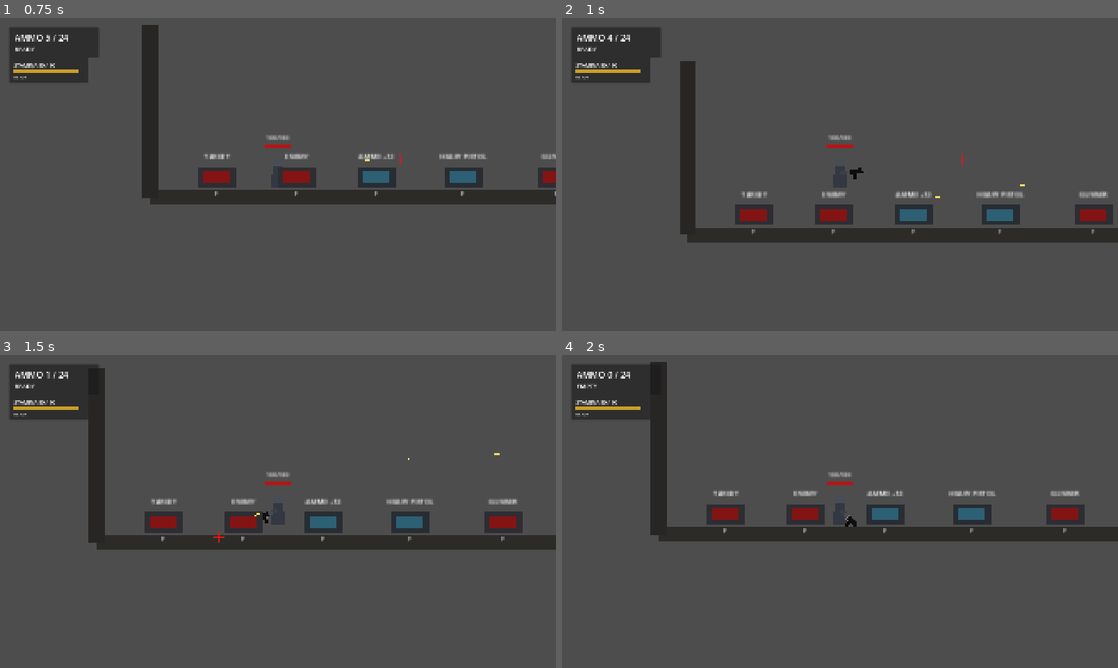
Above: before the commit, frames 1-4 (two rows, left to right).
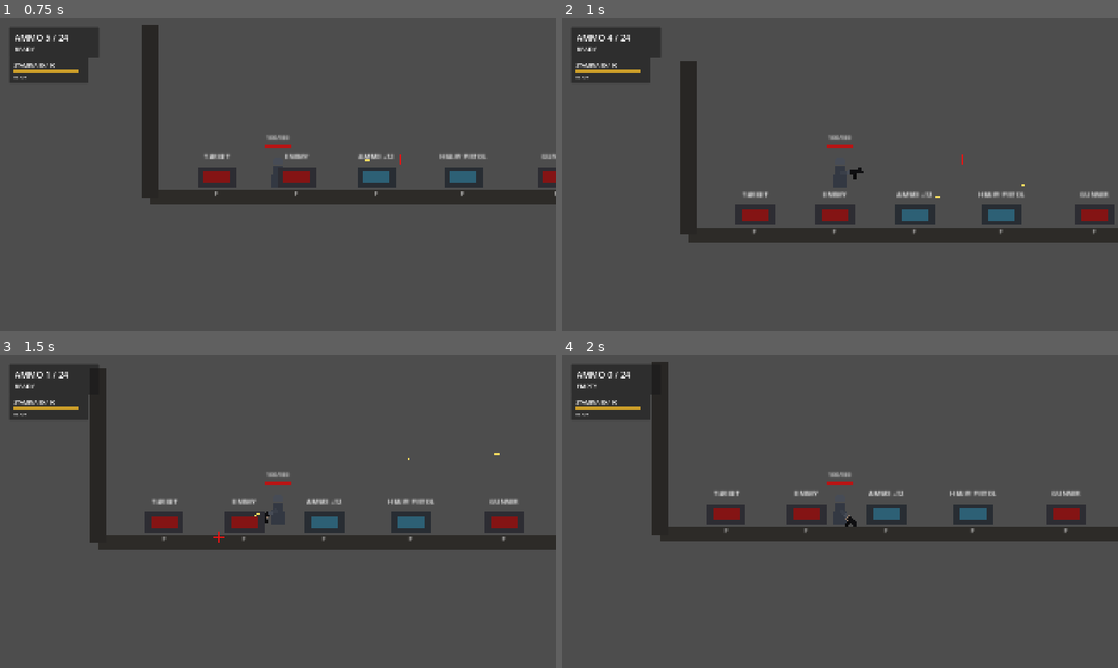
Above: after the commit, the same moments.

Repository: YuiTatsuki1011/projekt-black
Game: Godot game, scene res://scenes/levels/test_level.tscn
Two runs of this game, one before a commit and one after it. Both use one fixed random seed, a clock stepped at 60 frames per second and the inputs below.
Inputs (mouse positions are in pixels of both pictures, inside the frame that each line leads up to):
- Up to frame 1 (0.75 s): tap Enter at 0.5 s; move the mouse to (400, 158) at 0.52 s; press the mouse at (400, 158) at 0.53 s; hold D (move_right) from 0.53 s (still down)
- Up to frame 2 (1 s): keep holding D (move_right); tap Space (jump) at 0.77 s; right-click (962, 158) at 0.8 s
- Up to frame 3 (1.5 s): release D (move_right) at 1.25 s; release the mouse at (400, 495) at 1.25 s; drag from (166, 527) to (322, 555) at 1.27 s
- Up to frame 4 (2 s): no input

Frame 1 is identical in both runs. In frame 2, 0.6% of the frame differs, in the area x 22-100%, y 13-72%; in frame 3, 0.7%; in frame 4, 0.7%, in the area x 15-95%, y 2-60%.

Commit message:
Add firearm slot switching

Diff:
--- a/scenes/player/player.tscn
+++ b/scenes/player/player.tscn
@@ -55,7 +55,7 @@
 
 [node name="Equipment" type="Node" parent="."]
 script = ExtResource("8_equipment")
-ranged_weapon = ExtResource("9_basic_pistol")
+firearm_slot_1 = ExtResource("9_basic_pistol")
 melee_weapon = ExtResource("10_field_knife")
 
 [node name="Inventory" type="Node" parent="."]
--- a/scripts/inventory/player_equipment.gd
+++ b/scripts/inventory/player_equipment.gd
@@ -3,12 +3,30 @@
 
 signal equipment_changed(slot: StringName)
 
-@export var ranged_weapon: Resource
+const FIREARM_SLOT_IDS := [&"firearm_1", &"firearm_2", &"firearm_3", &"firearm_4"]
+
+@export var firearm_slot_1: Resource
+@export var firearm_slot_2: Resource
+@export var firearm_slot_3: Resource
+@export var firearm_slot_4: Resource
+@export_range(1, 4, 1) var active_firearm_slot: int = 1
 @export var melee_weapon: Resource
 
 
+func get_firearm_slots() -> Array:
+	return FIREARM_SLOT_IDS.duplicate()
+
+
+func get_active_firearm_slot_index() -> int:
+	return active_firearm_slot
+
+
+func get_active_firearm_slot() -> StringName:
+	return FIREARM_SLOT_IDS[clampi(active_firearm_slot, 1, FIREARM_SLOT_IDS.size()) - 1]
+
+
 func get_ranged_weapon() -> Resource:
-	return ranged_weapon
+	return get_weapon(get_active_firearm_slot())
 
 
 func get_melee_weapon() -> Resource:
@@ -16,31 +34,36 @@
 
 
 func get_weapon(slot: StringName) -> Resource:
-	if slot == &"ranged":
-		return ranged_weapon
-	if slot == &"melee":
-		return melee_weapon
+	match _normalize_slot(slot):
+		&"firearm_1":
+			return firearm_slot_1
+		&"firearm_2":
+			return firearm_slot_2
+		&"firearm_3":
+			return firearm_slot_3
+		&"firearm_4":
+			return firearm_slot_4
+		&"melee":
+			return melee_weapon
 
 	return null
 
 
 func equip_weapon(slot: StringName, next_weapon: Resource) -> bool:
-	if slot == &"ranged":
-		equip_ranged_weapon(next_weapon)
-		return true
-	if slot == &"melee":
-		equip_melee_weapon(next_weapon)
-		return true
+	var normalized_slot := _normalize_slot(slot)
+	match normalized_slot:
+		&"firearm_1", &"firearm_2", &"firearm_3", &"firearm_4":
+			_equip_firearm_slot(normalized_slot, next_weapon)
+			return true
+		&"melee":
+			equip_melee_weapon(next_weapon)
+			return true
 
 	return false
 
 
 func equip_ranged_weapon(next_weapon: Resource) -> void:
-	if ranged_weapon == next_weapon:
-		return
-
-	ranged_weapon = next_weapon
-	equipment_changed.emit(&"ranged")
+	_equip_firearm_slot(get_active_firearm_slot(), next_weapon)
 
 
 func equip_melee_weapon(next_weapon: Resource) -> void:
@@ -49,3 +72,44 @@
 
 	melee_weapon = next_weapon
 	equipment_changed.emit(&"melee")
+
+
+func select_firearm_slot(slot_index: int) -> bool:
+	var next_slot_index := clampi(slot_index, 1, FIREARM_SLOT_IDS.size())
+	if active_firearm_slot == next_slot_index:
+		return true
+
+	active_firearm_slot = next_slot_index
+	equipment_changed.emit(&"ranged")
+	return true
+
+
+func _normalize_slot(slot: StringName) -> StringName:
+	if slot == &"ranged":
+		return get_active_firearm_slot()
+
+	return slot
+
+
+func _equip_firearm_slot(slot: StringName, next_weapon: Resource) -> void:
+	match slot:
+		&"firearm_1":
+			if firearm_slot_1 == next_weapon:
+				return
+			firearm_slot_1 = next_weapon
+		&"firearm_2":
+			if firearm_slot_2 == next_weapon:
+				return
+			firearm_slot_2 = next_weapon
+		&"firearm_3":
+			if firearm_slot_3 == next_weapon:
+				return
+			firearm_slot_3 = next_weapon
+		&"firearm_4":
+			if firearm_slot_4 == next_weapon:
+				return
+			firearm_slot_4 = next_weapon
+		_:
+			return
+
+	equipment_changed.emit(slot)
--- a/scripts/player/player_controller.gd
+++ b/scripts/player/player_controller.gd
@@ -10,6 +10,7 @@
 signal stamina_use_failed
 
 const ENEMY_COLLISION_MASK: int = 8
+const FIREARM_SLOT_IDS := [&"firearm_1", &"firearm_2", &"firearm_3", &"firearm_4"]
 
 enum MeleeState {
 	READY,
@@ -20,7 +21,7 @@
 
 @export var walk_speed: float = 160.0
 @export var crouch_speed_multiplier: float = 0.45
-@export var sub_weapon_aim_speed_multiplier: float = 0.72
+@export var sub_weapon_aim_speed_multiplier: float = 0.58
 @export var jump_velocity: float = -360.0
 @export var bullet_damage: int = 10
 @export var magazine_size: int = 6
@@ -106,6 +107,10 @@
 var _suppress_inventory_ammo_signal: bool = false
 var _has_ranged_weapon: bool = true
 var _has_melee_weapon: bool = true
+var _active_firearm_slot: StringName = &"firearm_1"
+var _firearm_ammo_by_slot: Dictionary = {}
+var _firearm_weapon_id_by_slot: Dictionary = {}
+var _firearm_slot_input_was_pressed: Array[bool] = [false, false, false, false]
 var _is_sub_weapon_aiming: bool = false
 var _sub_weapon_fire_was_pressed: bool = false
 var _melee_combo_damages: PackedInt32Array = PackedInt32Array([34, 48, 68])
@@ -115,7 +120,8 @@
 	if ProjectSettings.has_setting("physics/2d/default_gravity"):
 		_gravity = float(ProjectSettings.get_setting("physics/2d/default_gravity"))
 	_apply_equipment_stats()
-	current_ammo = magazine_size if _has_ranged_weapon else 0
+	_sync_all_firearm_slot_caches()
+	_load_active_firearm_ammo()
 	if equipment != null and equipment.has_signal("equipment_changed"):
 		equipment.connect("equipment_changed", Callable(self, "_on_equipment_changed"))
 	inventory.item_quantity_changed.connect(_on_inventory_item_quantity_changed)
@@ -139,6 +145,7 @@
 	if equipment == null:
 		return
 
+	_active_firearm_slot = _get_active_firearm_slot_from_equipment()
 	if equipment.has_method("get_ranged_weapon"):
 		var ranged_weapon: Resource = equipment.call("get_ranged_weapon") as Resource
 		if ranged_weapon != null:
@@ -223,15 +230,96 @@
 	return value
 
 
+func _get_active_firearm_slot_from_equipment() -> StringName:
+	if equipment != null and equipment.has_method("get_active_firearm_slot"):
+		return StringName(equipment.call("get_active_firearm_slot"))
+
+	return &"firearm_1"
+
+
+func _is_firearm_slot(slot: StringName) -> bool:
+	return slot in FIREARM_SLOT_IDS
+
+
+func _is_firearm_equipment_event(slot: StringName) -> bool:
+	return slot == &"ranged" or _is_firearm_slot(slot)
+
+
+func _get_equipped_firearm_for_slot(slot: StringName) -> Resource:
+	if equipment == null:
+		return null
+
+	if equipment.has_method("get_weapon"):
+		return equipment.call("get_weapon", slot) as Resource
+
+	if slot == &"firearm_1" and equipment.has_method("get_ranged_weapon"):
+		return equipment.call("get_ranged_weapon") as Resource
+
+	return null
+
+
+func _get_weapon_id(weapon: Resource) -> StringName:
+	if weapon == null:
+		return &""
+
+	return StringName(str(weapon.get("weapon_id")))
+
+
+func _get_weapon_magazine_size(weapon: Resource) -> int:
+	if weapon == null:
+		return 0
+
+	return int(_get_resource_value(weapon, &"magazine_size", 0))
+
+
+func _sync_all_firearm_slot_caches() -> void:
+	for slot in FIREARM_SLOT_IDS:
+		_sync_firearm_slot_cache(slot)
+
+
+func _sync_firearm_slot_cache(slot: StringName) -> void:
+	var weapon := _get_equipped_firearm_for_slot(slot)
+	if weapon == null:
+		_firearm_ammo_by_slot.erase(slot)
+		_firearm_weapon_id_by_slot.erase(slot)
+		return
+
+	var weapon_id := _get_weapon_id(weapon)
+	if _firearm_weapon_id_by_slot.get(slot, &"") == weapon_id:
+		return
+
+	_firearm_weapon_id_by_slot[slot] = weapon_id
+	_firearm_ammo_by_slot[slot] = _get_weapon_magazine_size(weapon)
+
+
+func _save_active_firearm_ammo() -> void:
+	if _active_firearm_slot == &"" or not _has_ranged_weapon:
+		return
+
+	_firearm_ammo_by_slot[_active_firearm_slot] = current_ammo
+
+
+func _load_active_firearm_ammo() -> void:
+	if not _has_ranged_weapon:
+		current_ammo = 0
+		return
+
+	if not _firearm_ammo_by_slot.has(_active_firearm_slot):
+		_firearm_ammo_by_slot[_active_firearm_slot] = magazine_size
+
+	current_ammo = mini(int(_firearm_ammo_by_slot.get(_active_firearm_slot, magazine_size)), magazine_size)
+
+
 func _on_equipment_changed(slot: StringName) -> void:
-	var had_ranged_weapon := _has_ranged_weapon
+	var is_firearm_event := _is_firearm_equipment_event(slot)
+	if is_firearm_event:
+		_save_active_firearm_ammo()
+		_sync_all_firearm_slot_caches()
+
 	_apply_equipment_stats()
 
-	if slot == &"ranged":
-		if _has_ranged_weapon:
-			current_ammo = mini(current_ammo, magazine_size) if had_ranged_weapon else magazine_size
-		else:
-			current_ammo = 0
+	if is_firearm_event:
+		_load_active_firearm_ammo()
 		_is_reloading = false
 		_reload_remaining = 0.0
 		_sync_reserve_ammo()
@@ -335,6 +423,7 @@
 	if Input.is_action_just_pressed("dodge"):
 		_try_start_dodge()
 
+	_handle_firearm_slot_inputs()
 	_update_sub_weapon_aiming()
 
 	var sub_weapon_modifier_pressed := (
@@ -363,6 +452,20 @@
 		_try_fire()
 
 
+func _handle_firearm_slot_inputs() -> void:
+	if equipment == null or not equipment.has_method("select_firearm_slot"):
+		return
+
+	for slot_index in range(1, FIREARM_SLOT_IDS.size() + 1):
+		var action_name := "weapon_slot_%d" % slot_index
+		var is_pressed := Input.is_action_pressed(action_name)
+		var was_pressed := _firearm_slot_input_was_pressed[slot_index - 1]
+		_firearm_slot_input_was_pressed[slot_index - 1] = is_pressed
+		if is_pressed and not was_pressed:
+			equipment.call("select_firearm_slot", slot_index)
+			return
+
+
 func _update_aim(delta: float) -> void:
 	if _is_dodging or _melee_state != MeleeState.READY:
 		return
@@ -446,6 +549,7 @@
 	var ammo_needed: int = magazine_size - current_ammo
 	var ammo_to_load: int = mini(inventory.get_quantity(ammo_item_id), ammo_needed)
 	current_ammo += ammo_to_load
+	_save_active_firearm_ammo()
 	_suppress_inventory_ammo_signal = true
 	inventory.remove_item(ammo_item_id, ammo_to_load)
 	_suppress_inventory_ammo_signal = false
@@ -769,6 +873,7 @@
 
 func _consume_round() -> void:
 	current_ammo -= 1
+	_save_active_firearm_ammo()
 	_fire_cooldown_remaining = fire_cooldown
 	_recoil = recoil_amount
 	fired.emit(current_ammo)
@@ -776,7 +881,7 @@
 
 
 func _sync_reserve_ammo(should_emit: bool = true) -> void:
-	reserve_ammo = inventory.get_quantity(ammo_item_id)
+	reserve_ammo = inventory.get_quantity(ammo_item_id) if _has_ranged_weapon else 0
 	if should_emit:
 		ammo_changed.emit(current_ammo, reserve_ammo)
 
--- a/scripts/ui/inventory_screen.gd
+++ b/scripts/ui/inventory_screen.gd
@@ -11,6 +11,7 @@
 const BLOCKED_COLOR := Color(0.95, 0.12, 0.1, 0.5)
 const SLOT_COLOR := Color(0.12, 0.13, 0.15, 1.0)
 const SLOT_BORDER_COLOR := Color(0.42, 0.44, 0.48, 1.0)
+const SLOT_ACTIVE_BORDER_COLOR := Color(0.44, 0.9, 0.55, 1.0)
 const SLOT_PLACEABLE_COLOR := Color(0.18, 0.82, 0.35, 0.32)
 const SLOT_BLOCKED_COLOR := Color(0.95, 0.12, 0.1, 0.34)
 const DETAIL_PANEL_SIZE := Vector2(306, 318)
@@ -25,6 +26,7 @@
 const DRAG_SOURCE_NONE := &""
 const DRAG_SOURCE_INVENTORY := &"inventory"
 const DRAG_SOURCE_EQUIPMENT := &"equipment"
+const FIREARM_SLOT_IDS := [&"firearm_1", &"firearm_2", &"firearm_3", &"firearm_4"]
 
 @export var player_path: NodePath = NodePath("../Player")
 @export var dropped_item_scene: PackedScene
@@ -278,7 +280,9 @@
 		elif not _is_mouse_inside_inventory_frame():
 			_drop_dragged_inventory_entry_to_world()
 	elif _drag_source == DRAG_SOURCE_EQUIPMENT:
-		if _is_mouse_inside_grid():
+		if target_slot != &"":
+			_move_equipped_slot_to_slot(_drag_equipment_slot, target_slot)
+		elif _is_mouse_inside_grid():
 			_store_equipped_slot_at(_drag_equipment_slot, target_cell, _drag_item_size)
 		elif not _is_mouse_inside_inventory_frame():
 			_drop_equipped_slot_to_world(_drag_equipment_slot)
@@ -499,11 +503,8 @@
 	var item_id: StringName = entry.get("item_id", &"")
 	var definition: Dictionary = _inventory.get_item_definition(item_id)
 	var item_type: StringName = definition.get("type", &"")
-	var target_slot: StringName = _slot_for_item_type(item_type)
+	var target_slot: StringName = _get_quick_equip_slot_for_item_type(item_type)
 	if target_slot == &"":
-		return false
-
-	if _get_equipped_item_id_for_slot(target_slot) != &"":
 		return false
 
 	return _equip_inventory_entry_to_slot(entry_id, target_slot)
@@ -594,15 +595,17 @@
 
 	_clear_children(equipment_root)
 	_equipment_slot_nodes.clear()
-	_add_equipment_slot(&"ranged", "FIREARM")
-	_add_equipment_slot(&"melee", "MELEE")
+	for slot_index in FIREARM_SLOT_IDS.size():
+		_add_equipment_slot(FIREARM_SLOT_IDS[slot_index], "FIREARM %d" % [slot_index + 1])
+	_add_equipment_slot(&"melee", "SUB")
 
 
 func _add_equipment_slot(slot: StringName, slot_name: String) -> void:
 	var slot_panel := Panel.new()
 	slot_panel.mouse_filter = Control.MOUSE_FILTER_STOP
-	slot_panel.custom_minimum_size = Vector2(243, 62)
-	slot_panel.add_theme_stylebox_override("panel", _make_flat_style(SLOT_COLOR, SLOT_BORDER_COLOR, 1))
+	slot_panel.custom_minimum_size = Vector2(92, 62) if _is_firearm_slot(slot) else Vector2(104, 62)
+	var border_color := SLOT_ACTIVE_BORDER_COLOR if _is_active_firearm_slot(slot) else SLOT_BORDER_COLOR
+	slot_panel.add_theme_stylebox_override("panel", _make_flat_style(SLOT_COLOR, border_color, 1))
 	slot_panel.gui_input.connect(_on_equipment_slot_gui_input.bind(slot))
 	slot_panel.mouse_entered.connect(_show_equipment_slot_details.bind(slot))
 	slot_panel.mouse_exited.connect(_hide_detail_panel)
@@ -625,13 +628,13 @@
 	title.mouse_filter = Control.MOUSE_FILTER_IGNORE
 	title.text = slot_name
 	title.add_theme_font_size_override("font_size", 9)
-	title.modulate = Color(0.68, 0.70, 0.74, 1.0)
+	title.modulate = SLOT_ACTIVE_BORDER_COLOR if _is_active_firearm_slot(slot) else Color(0.68, 0.70, 0.74, 1.0)
 	rows.add_child(title)
 
 	var value := Label.new()
 	value.mouse_filter = Control.MOUSE_FILTER_IGNORE
 	value.text = _get_equipped_weapon_name(slot)
-	value.add_theme_font_size_override("font_size", 13)
+	value.add_theme_font_size_override("font_size", 11 if _is_firearm_slot(slot) else 13)
 	value.clip_text = true
 	rows.add_child(value)
 
@@ -754,9 +757,76 @@
 	return true
 
 
+func _move_equipped_slot_to_slot(source_slot: StringName, target_slot: StringName) -> bool:
+	if _equipment == null or source_slot == target_slot:
+		return false
+
+	var source_weapon := _get_equipped_weapon_for_slot(source_slot)
+	if source_weapon == null:
+		return false
+
+	var source_item_id := StringName(source_weapon.get("weapon_id"))
+	if not _does_slot_accept_item(target_slot, source_item_id):
+		_show_warning("WRONG SLOT")
+		return false
+
+	var target_weapon := _get_equipped_weapon_for_slot(target_slot)
+	if target_weapon != null:
+		var target_item_id := StringName(target_weapon.get("weapon_id"))
+		if not _does_slot_accept_item(source_slot, target_item_id):
+			_show_warning("WRONG SLOT")
+			return false
+
+	_equip_weapon_resource(source_slot, target_weapon)
+	_equip_weapon_resource(target_slot, source_weapon)
+	_refresh()
+	return true
+
+
+func _is_firearm_slot(slot: StringName) -> bool:
+	return slot in FIREARM_SLOT_IDS or slot == &"ranged"
+
+
+func _get_active_firearm_slot() -> StringName:
+	if _equipment != null and _equipment.has_method("get_active_firearm_slot"):
+		return StringName(_equipment.call("get_active_firearm_slot"))
+
+	return &"firearm_1"
+
+
+func _is_active_firearm_slot(slot: StringName) -> bool:
+	return _is_firearm_slot(slot) and slot == _get_active_firearm_slot()
+
+
+func _get_quick_equip_slot_for_item_type(item_type: StringName) -> StringName:
+	if item_type == &"ranged_weapon":
+		var active_slot := _get_active_firearm_slot()
+		if active_slot != &"" and _get_equipped_item_id_for_slot(active_slot) == &"":
+			return active_slot
+
+		for slot in FIREARM_SLOT_IDS:
+			if _get_equipped_item_id_for_slot(slot) == &"":
+				return slot
+		return &""
+
+	if item_type == &"melee_weapon":
+		return &"melee" if _get_equipped_item_id_for_slot(&"melee") == &"" else &""
+
+	return &""
+
+
+func _get_comparison_slot_for_item_type(item_type: StringName) -> StringName:
+	if item_type == &"ranged_weapon":
+		return _get_active_firearm_slot()
+	if item_type == &"melee_weapon":
+		return &"melee"
+
+	return &""
+
+
 func _slot_for_item_type(item_type: StringName) -> StringName:
 	if item_type == &"ranged_weapon":
-		return &"ranged"
+		return _get_active_firearm_slot()
 	if item_type == &"melee_weapon":
 		return &"melee"
 
@@ -767,7 +837,13 @@
 	if item_id == &"":
 		return false
 
-	return _slot_for_item_type(_get_item_type(item_id)) == slot
+	var item_type := _get_item_type(item_id)
+	if item_type == &"ranged_weapon":
+		return _is_firearm_slot(slot)
+	if item_type == &"melee_weapon":
+		return slot == &"melee"
+
+	return false
 
 
 func _get_item_type(item_id: StringName) -> StringName:
@@ -863,7 +939,7 @@
 	var item_type: StringName = _get_item_type(item_id)
 	var weapon: Resource = _load_weapon_resource_for_item(item_id)
 	var compare_weapon: Resource = null
-	var compare_slot: StringName = _slot_for_item_type(item_type)
+	var compare_slot: StringName = _get_comparison_slot_for_item_type(item_type)
 	if compare_to_equipped:
 		if compare_slot != &"":
 			compare_weapon = _get_equipped_weapon_for_slot(compare_slot)
@@ -1256,8 +1332,11 @@
 func _get_slot_display_name(slot: StringName) -> String:
 	if slot == &"ranged":
 		return "Firearm"
+	for slot_index in FIREARM_SLOT_IDS.size():
+		if slot == FIREARM_SLOT_IDS[slot_index]:
+			return "Firearm %d" % [slot_index + 1]
 	if slot == &"melee":
-		return "Melee"
+		return "Sub"
 
 	return "Slot"
 
Not shown, changed: docs/ARCHITECTURE.md
Not shown, changed: docs/DECISIONS.md
Not shown, changed: docs/HANDOFF.md
Not shown, changed: docs/INPUT_SPEC.md
